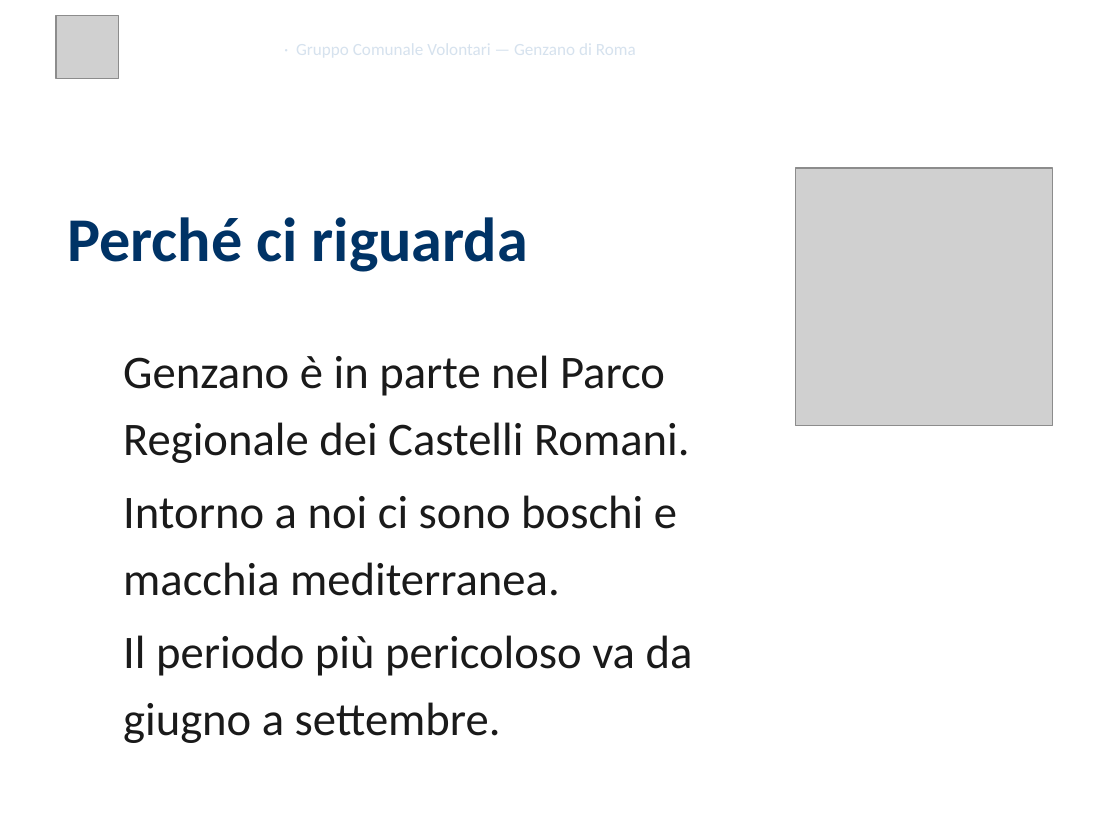
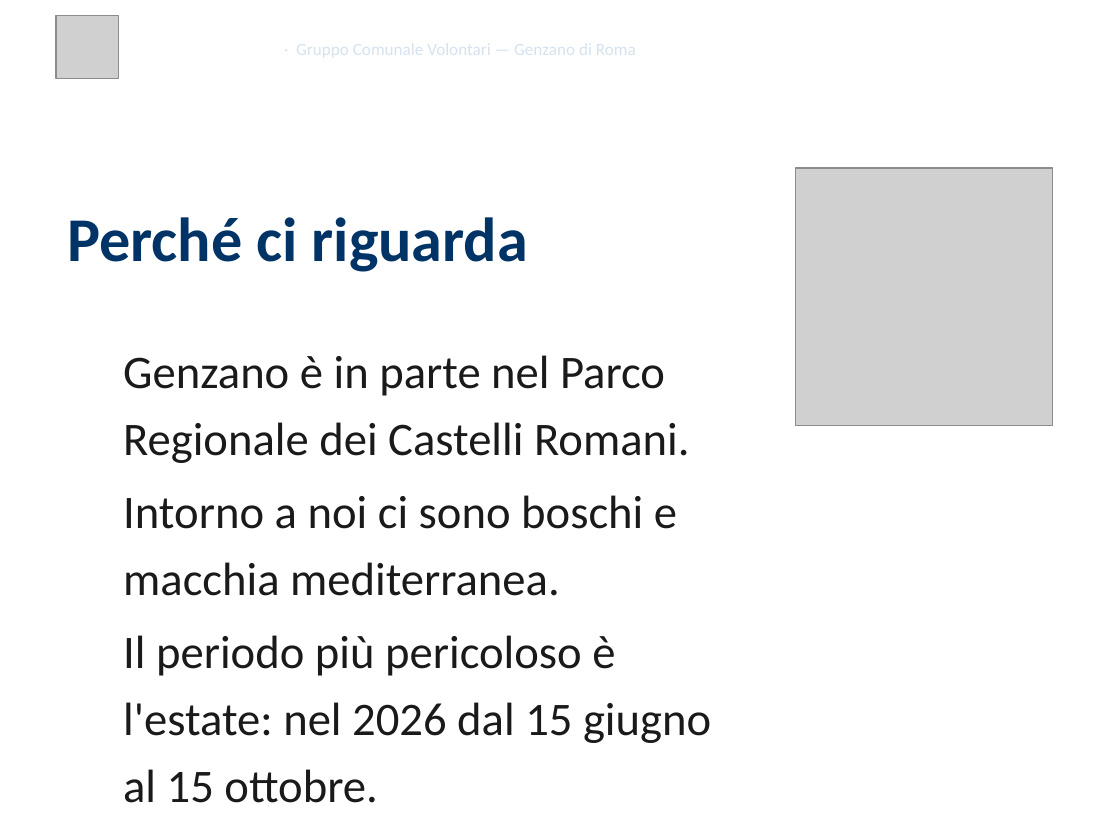
Before and after one commit to SviluppoItaliaDigitale/sito-pc-genzano, a slide deck: slide 4 of static/presentazioni/2026-05-18-rischio-incendio-presentazione-4x3.pptx. Drawn at 1120x840 pixels with LibreOffice and Linux fonts; fonts in the diff are those of the drawing; grey boxes stand for pictures; background and template pictures are left out. Boxes give left, top, right and bottom in pixels: in the first picture for what was removed or moved away, otherwise in the second. Text is boxed around its words. In the diff, an @@ line names an element or a change of style, - is before the commit and + after.

Commit message:
Pagine rischio e allerte: dati ufficiali al posto delle formule imprecise
Incendi: date 2026 della campagna regionale (15 giugno-15 ottobre) e
dell'ordinanza di Genzano n. 14/2026 sui fuochi; consiglio sul fumo dei
Vigili del Fuoco al posto di un dato senza fonte. Vulcanico: «abbassati,
copriti, tieniti», «aerare», rischio dell'uscire durante la scossa detto
con le parole del Dipartimento. Idrogeologico: chiusura di gas e corrente
solo se l'acqua entra in casa e senza rischi. Blackout e allerte: tolti
«niente panico» e «preparati al peggio», «persone con fragilità»,
indicazione per l'allerta rossa senza divieti assoluti. Presentazioni del
112 e degli incendi allineate alle stesse fonti.

```diff
--- a/static/presentazioni/2026-05-18-rischio-incendio-presentazione-4x3.pptx
+++ b/static/presentazioni/2026-05-18-rischio-incendio-presentazione-4x3.pptx
@@ text at [123, 635, 711, 803]: text changed @@
-Il periodo più pericoloso va da giugno a settembre.
+Il periodo più pericoloso è l'estate: nel 2026 dal 15 giugno al 15 ottobre.
```
Also in this commit, not shown: 24 other files.
